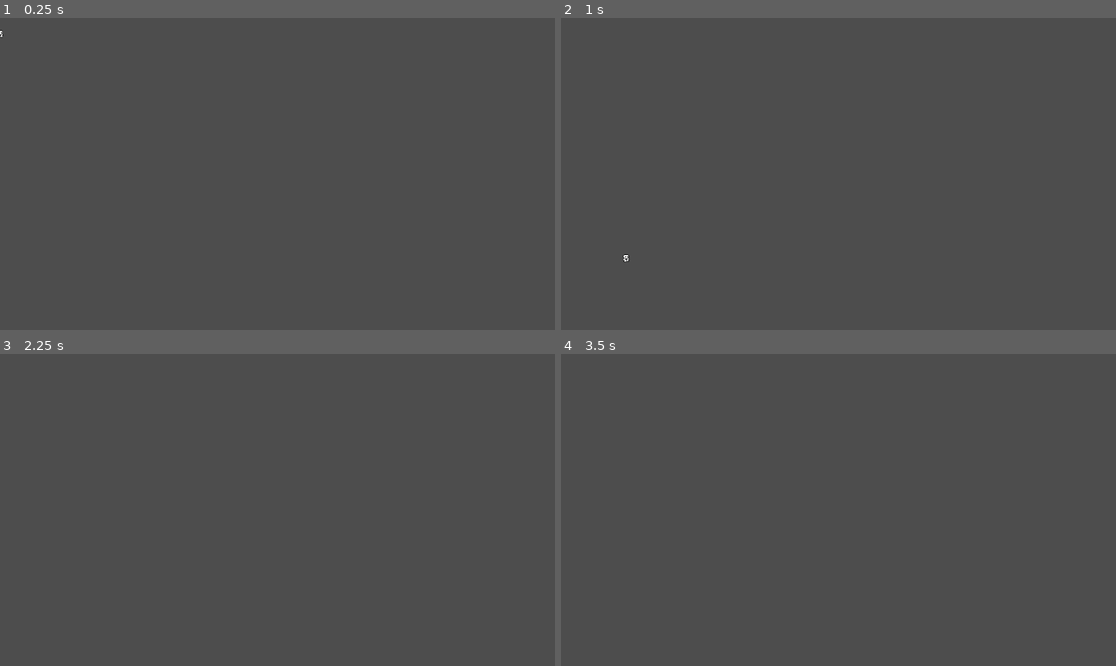
Above: before the commit, frames 1-4 (two rows, left to right).
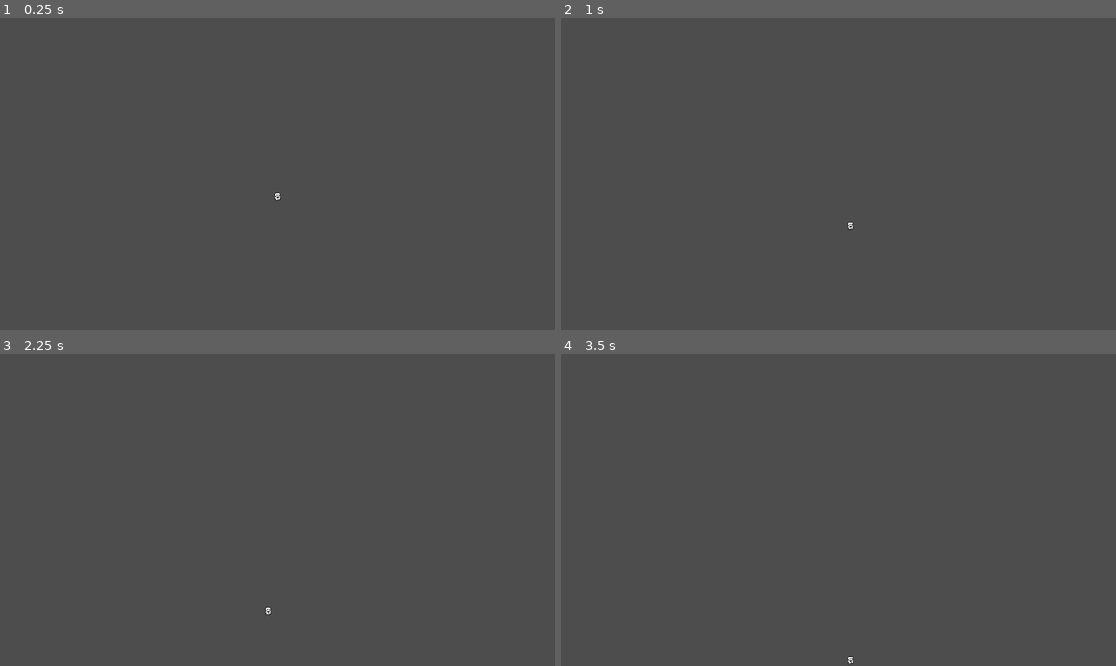
Above: after the commit, the same moments.

Repository: alwong18/AnimalExplorer
Game: Godot game, scene res://Scenes/player.tscn
The game is run twice, just before and just after one commit, with the same random seed, the same clock (stepped at 60 frames per second) and the same inputs.
Inputs:
- Up to frame 1 (0.25 s): no input
- Up to frame 2 (1 s): tap Enter at 0.5 s; hold Right (move_right) from 0.53 s (still down); tap Up (move_up) at 0.77 s
- Up to frame 3 (2.25 s): tap Up (move_up) at 1.52 s; tap Space at 2 s; release Right (move_right) at 2.03 s; hold Left (move_left) from 2.03 s (still down)
- Up to frame 4 (3.5 s): tap Enter at 2.75 s; release Left (move_left) at 2.78 s; hold Right (move_right) from 2.78 s (still down); tap Up (move_up) at 3.02 s

The runs differ from the first frame. In frame 1, less than 0.1% of the frame differs, in the area x 0-51%, y 3-59%; in frame 2, less than 0.1%, in the area x 11-53%, y 65-79%; in frame 3, less than 0.1%; in frame 4, less than 0.1%.

Commit message:
camera added
following player when. platform added , if not find me

Diff:
--- a/Scenes/player.tscn
+++ b/Scenes/player.tscn
@@ -73,6 +73,11 @@
 [node name="Player" type="CharacterBody2D"]
 script = ExtResource("1_u82nx")
 
+[node name="Camera2D" type="Camera2D" parent="."]
+position = Vector2(2.08165e-12, -32)
+position_smoothing_enabled = true
+position_smoothing_speed = 10.0
+
 [node name="AnimatedSprite2D" type="AnimatedSprite2D" parent="."]
 sprite_frames = SubResource("SpriteFrames_qxant")
 animation = &"Walk"
